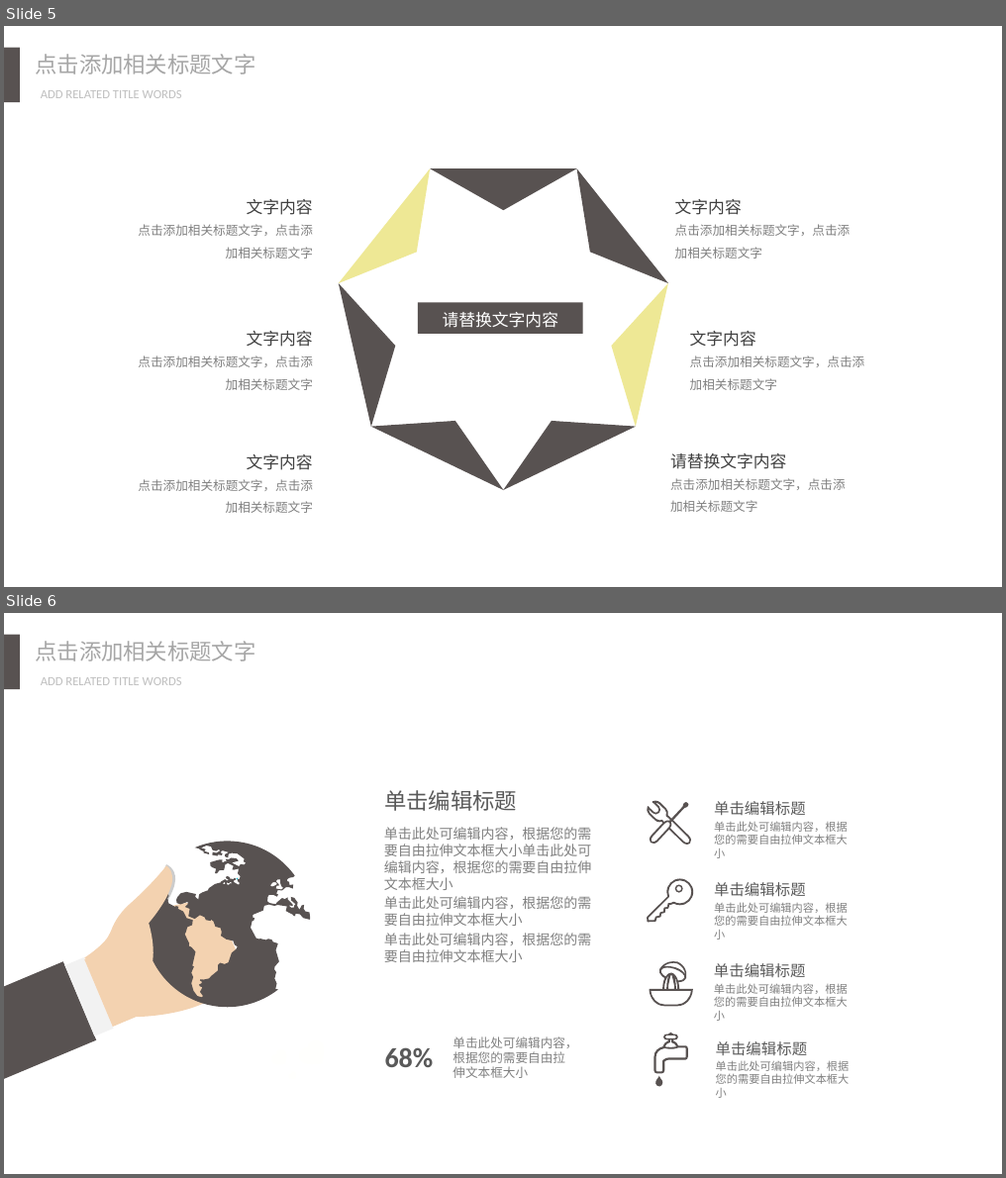
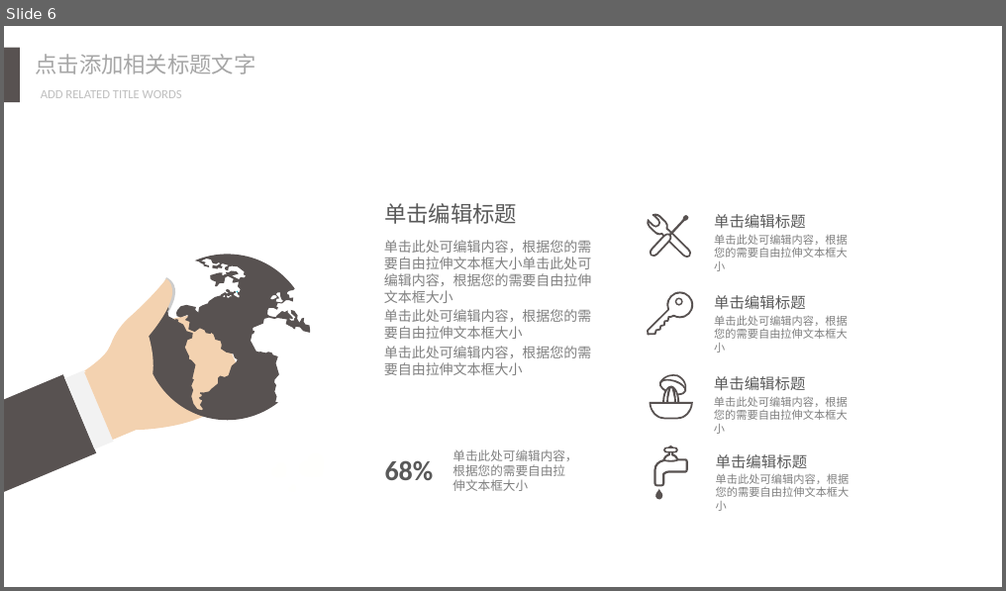
Before and after one commit to huzhongyuan/Sharing-session, a slide deck: 胡钟元第二次周会分享.pptx. Shown one above the other, each under a label of ours: slides 5 and 6 before the commit, slide 6 after it. The pictures are 1006x1178 and 1006x591 pixels, drawn with LibreOffice and Linux fonts; fonts in the diff are those of the drawing. Boxes give left, top, right and bottom in pixels: in the first picture for what was removed or moved away, otherwise in the second. Text is boxed around its words. In the diff, an @@ line names an element or a change of style, - is before the commit and + after.

```diff
--- a/胡钟元第二次周会分享.pptx
+++ b/胡钟元第二次周会分享.pptx
@@ slide 5 removed at (4, 26, 1002, 587), background #FFFFFF; not listed: 3 template elements that a slide beside it also shows @@
@@ text removed at (247, 199, 313, 215) @@
-文字内容
@@ text removed at (675, 199, 742, 215) @@
-文字内容
@@ text removed at (138, 224, 313, 259) @@
-点击添加相关标题文字，点击添加相关标题文字
@@ text removed at (675, 224, 850, 259) @@
-点击添加相关标题文字，点击添加相关标题文字
@@ group removed at (338, 169, 668, 491): 7 freeform shapes @@
@@ rectangle removed at (418, 302, 584, 333) @@
-请替换文字内容
@@ text removed at (247, 331, 313, 347) @@
-文字内容
@@ text removed at (690, 331, 756, 347) @@
-文字内容
@@ text removed at (138, 356, 313, 390) @@
-点击添加相关标题文字，点击添加相关标题文字
@@ text removed at (690, 356, 865, 390) @@
-点击添加相关标题文字，点击添加相关标题文字
@@ text removed at (247, 455, 313, 471) @@
-文字内容
@@ text removed at (670, 454, 786, 470) @@
-请替换文字内容
@@ text removed at (138, 479, 313, 513) @@
-点击添加相关标题文字，点击添加相关标题文字
@@ text removed at (670, 478, 846, 512) @@
-点击添加相关标题文字，点击添加相关标题文字
```
Also in this commit, not shown: 1 slide added.
